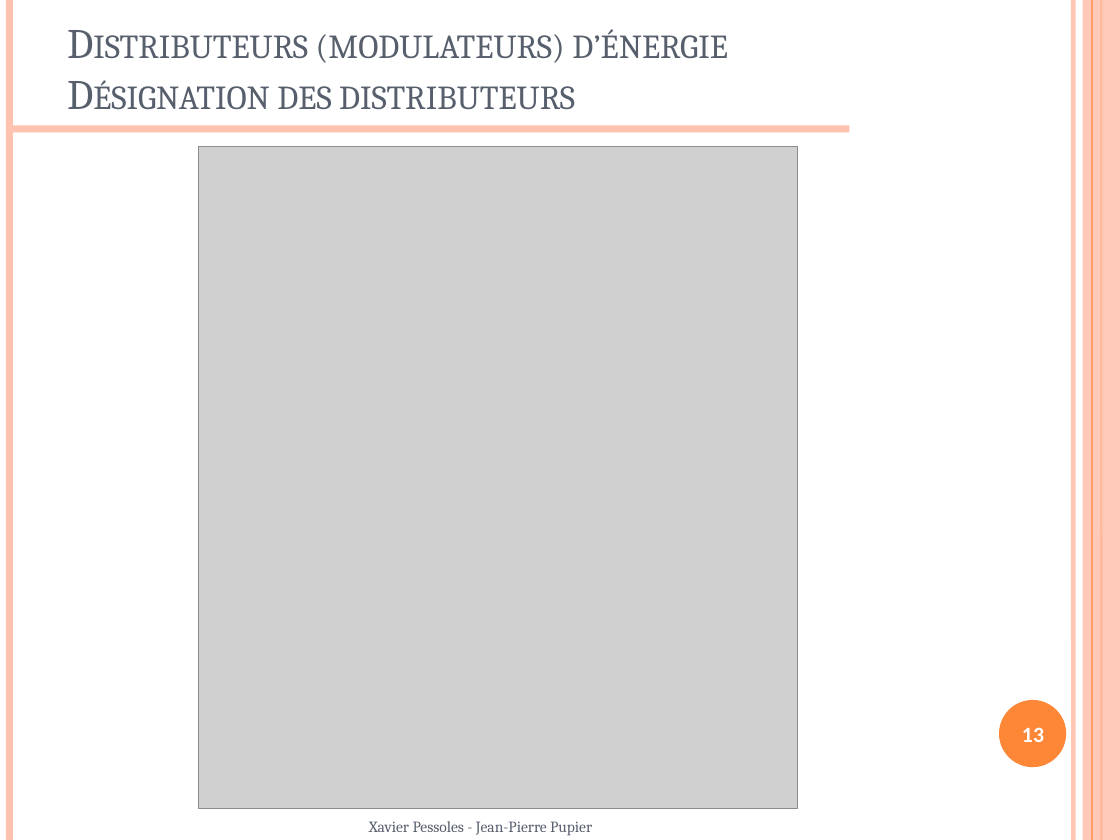
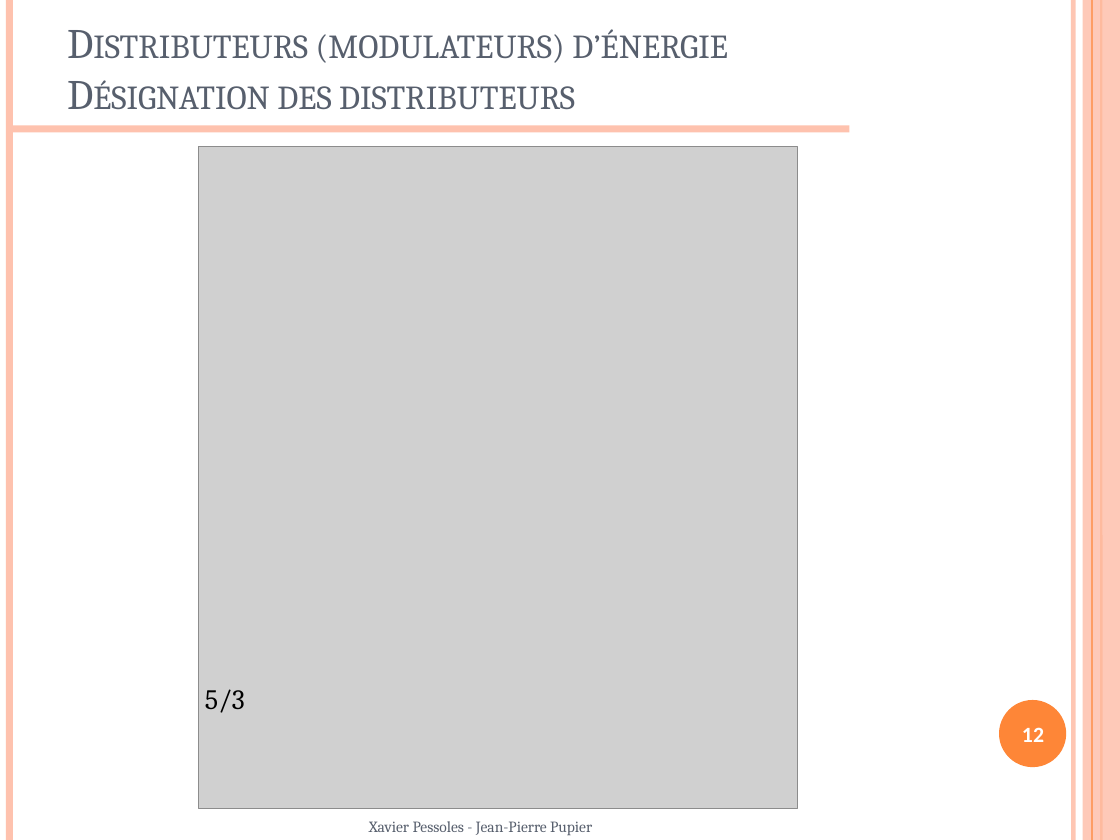
Before and after one commit to xpessoles/01_IntroductionIS_Analyser, a slide deck: slide 12 of 06_HydrauliquePneumatique/PPT/01_IS_06_HydrauliquePneumatique_PPT.pptx (slide 13 before the commit). Drawn at 1120x840 pixels with LibreOffice and Linux fonts; fonts in the diff are those of the drawing; grey boxes stand for pictures; background and template pictures are left out. Boxes give left, top, right and bottom in pixels: in the first picture for what was removed or moved away, otherwise in the second. Text is boxed around its words. In the diff, an @@ line names an element or a change of style, - is before the commit and + after.

```diff
--- a/06_HydrauliquePneumatique/PPT/01_IS_06_HydrauliquePneumatique_PPT.pptx
+++ b/06_HydrauliquePneumatique/PPT/01_IS_06_HydrauliquePneumatique_PPT.pptx
@@ text added at <box>205,689,245,713</box>, 18 pt, text #000000 @@
+5/3
@@ page number at <box>1022,727,1044,742</box>: text changed @@
-13
+12
```
Also in this commit, not shown: 2 other slides changed, 1 slide removed.
